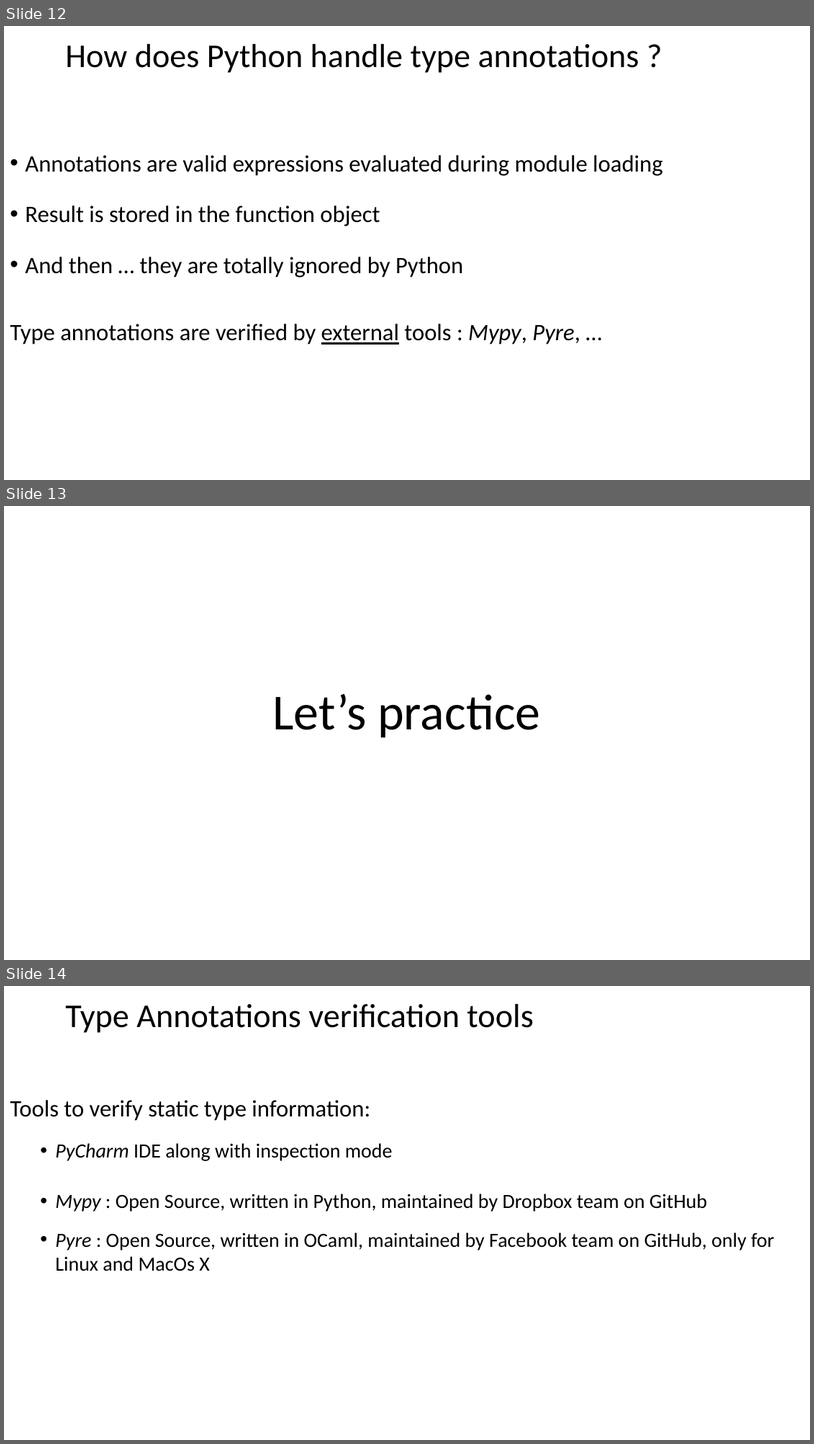
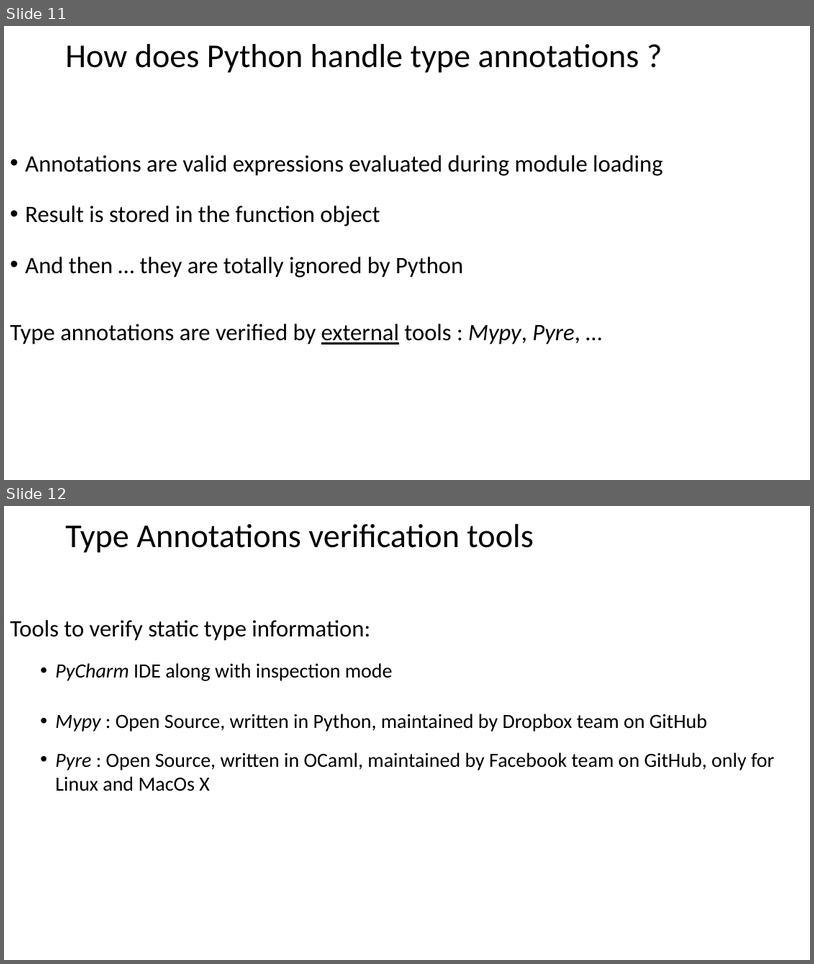
Before and after one commit to bluebird75/whoiam, a slide deck: PyParis_2018/Type Annotations PyParis 2018 - v4.pptx. Shown one above the other, each under a label of ours: slides 12, 13 and 14 before the commit, slides 11 and 12 after it. The pictures are 814x1444 and 814x964 pixels, drawn with LibreOffice and Linux fonts; fonts in the diff are those of the drawing; background and template pictures are left out. Boxes give left, top, right and bottom in pixels: in the first picture for what was removed or moved away, otherwise in the second. Text is boxed around its words. In the diff, an @@ line names an element or a change of style, - is before the commit and + after.

```diff
--- a/PyParis_2018/Type Annotations PyParis 2018 - v4.pptx
+++ b/PyParis_2018/Type Annotations PyParis 2018 - v4.pptx
@@ slide 13 removed at [4,506,810,960], background #FFFFFF @@
@@ title removed at [273,693,540,738] @@
-Let’s practice
@@ what was slide 12 is now slide 11 @@
@@ what was slide 14 is now slide 12 @@
```
Also in this commit, not shown: 3 slides changed, 1 other slide removed, 1 other file.
